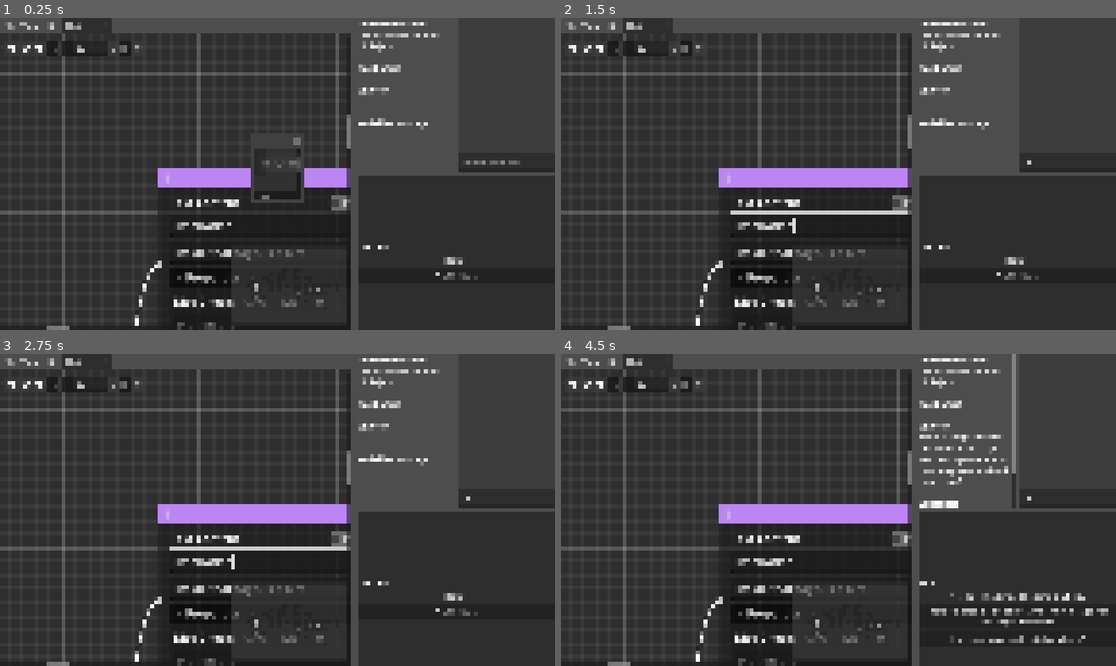
Above: before the commit, frames 1-4 (two rows, left to right).
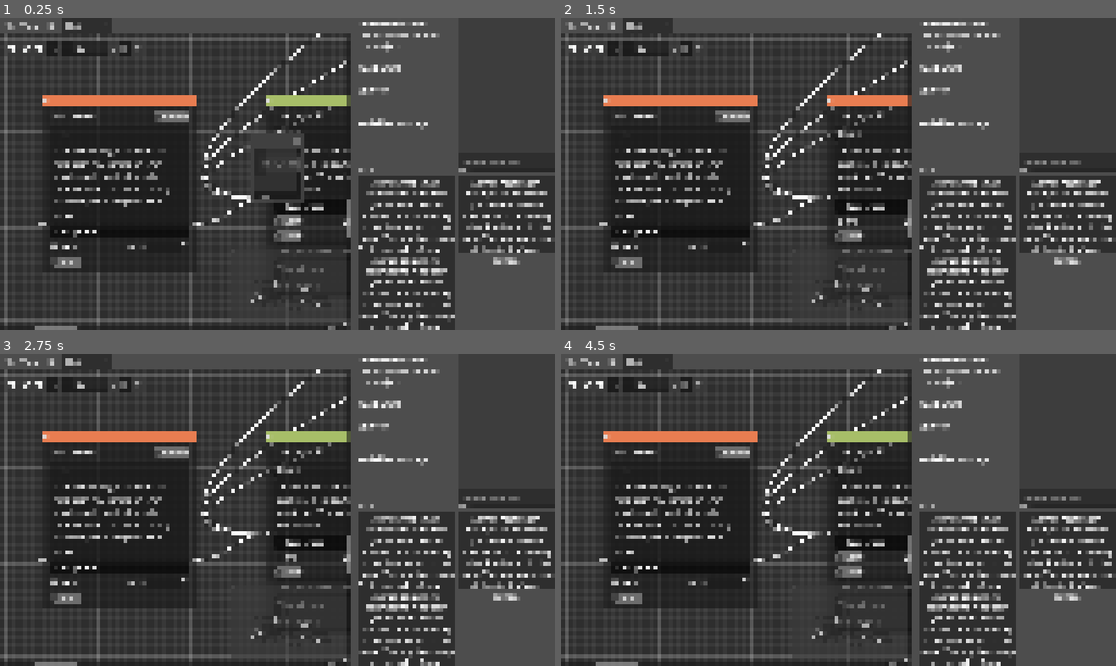
Above: after the commit, the same moments.

Repository: Roboticy3/Louder
Game: Godot game, scene res://proto_simulator/proto_simulator_wrapper.tscn
The game is run twice, just before and just after one commit, with the same random seed, the same clock (stepped at 60 frames per second) and the same inputs.
Inputs (mouse positions are in pixels of both pictures, inside the frame that each line leads up to):
- Up to frame 1 (0.25 s): no input
- Up to frame 2 (1.5 s): click (921, 227) at 0.52 s; type "Alex" at 0.6 s; click (1066, 161) at 0.75 s; type "12" at 0.83 s; click (849, 220) at 1.25 s, where only the run after the commit has a clickable "Start"
- Up to frame 3 (2.75 s): click (288, 556) at 2 s, where only the run after the commit has a clickable "Start"
- Up to frame 4 (4.5 s): click "CONTINUE" at 2.75 s; click (966, 609) at 3.5 s, where only the run after the commit has a clickable "CONTINUE"; click "CONTINUE" at 4.25 s

The runs differ from the first frame. In frame 1, 26% of the frame differs, in the area x 0-100%, y 4-100%; in frame 2, 28%; in frame 3, 28%; in frame 4, 29%, in the area x 0-100%, y 0-100%.

Commit message:
connected remaining test speakers

Diff:
--- a/editor/proto_simulator/proto_simulator_ui_mockup.tscn
+++ b/editor/proto_simulator/proto_simulator_ui_mockup.tscn
@@ -3,7 +3,7 @@
 [ext_resource type="Script" uid="uid://c8mgp47kh56t1" path="res://proto_simulator/ps_conversation_view.gd" id="1_uy6tw"]
 [ext_resource type="Script" uid="uid://bx4ryfqh7km2w" path="res://proto_simulator/ps_choices_container.gd" id="2_ctnr"]
 
-[node name="Control" type="Control" unique_id=644629500]
+[node name="Control" type="Control" unique_id=644629500 node_paths=PackedStringArray("debug_speaker_label")]
 layout_mode = 3
 anchors_preset = 15
 anchor_right = 1.0
@@ -11,6 +11,7 @@
 grow_horizontal = 2
 grow_vertical = 2
 script = ExtResource("1_uy6tw")
+debug_speaker_label = NodePath("Label")
 
 [node name="VBoxContainer" type="VBoxContainer" parent="." unique_id=1833103687]
 layout_mode = 1
@@ -49,3 +50,14 @@
 layout_mode = 2
 size_flags_horizontal = 3
 script = ExtResource("2_ctnr")
+
+[node name="Label" type="Label" parent="." unique_id=2012092150]
+layout_mode = 1
+anchors_preset = 5
+anchor_left = 0.5
+anchor_right = 0.5
+offset_left = -20.0
+offset_right = 20.0
+offset_bottom = 23.0
+grow_horizontal = 2
+text = "(Speaker)"
--- a/editor/proto_simulator/proto_simulator_wrapper.tscn
+++ b/editor/proto_simulator/proto_simulator_wrapper.tscn
@@ -28,10 +28,25 @@
 listen_to = PackedStringArray("Cage", "Good", "Inspiration", "Rhetoric", "Speed", "Evil")
 metadata/_custom_type_script = "uid://cbiclxd6bqxa4"
 
+[node name="PSControllerFreya" type="Node" parent="PSSimulator" unique_id=935159503 node_paths=PackedStringArray("simulator", "config")]
+script = ExtResource("3_a37o0")
+simulator = NodePath("..")
+config = NodePath("../../PSConfig")
+speak_as = PackedStringArray("Freya")
+listen_to = PackedStringArray("Volition", "Structure", "Sight", "Strategy", "Life", "Death")
+metadata/_custom_type_script = "uid://cbiclxd6bqxa4"
+
+[node name="PSControllerBenjamin" type="Node" parent="PSSimulator" unique_id=259410277 node_paths=PackedStringArray("simulator", "config")]
+script = ExtResource("3_a37o0")
+simulator = NodePath("..")
+config = NodePath("../../PSConfig")
+speak_as = PackedStringArray("Benjamin")
+listen_to = PackedStringArray("Heart", "Stars", "Planets", "Memory", "Rhythm", "Future")
+metadata/_custom_type_script = "uid://cbiclxd6bqxa4"
+
 [node name="PSConversationLoader" type="Node" parent="." unique_id=1703789268 node_paths=PackedStringArray("simulator")]
 script = ExtResource("3_hwksk")
 simulator = NodePath("../PSSimulator")
-load_now = "res://demos/conversations/birds.json"
 
 [node name="PSConfig" type="Node" parent="." unique_id=494521167]
 script = ExtResource("4_63mts")
@@ -102,15 +117,40 @@
 simulator = NodePath("../../../../../../../PSSimulator")
 output_stream = NodePath("../CodeEdit")
 
-[node name="Panel" type="Panel" parent="CanvasLayer/HSplitContainer/VSplitContainer" unique_id=708492661]
+[node name="FlowContainer" type="GridContainer" parent="CanvasLayer/HSplitContainer/VSplitContainer" unique_id=906641710]
+layout_mode = 2
+size_flags_vertical = 3
+columns = 2
+
+[node name="Panel" type="Panel" parent="CanvasLayer/HSplitContainer/VSplitContainer/FlowContainer" unique_id=708492661]
 layout_mode = 2
 size_flags_horizontal = 3
 size_flags_vertical = 3
 
-[node name="Control" parent="CanvasLayer/HSplitContainer/VSplitContainer/Panel" unique_id=644629500 node_paths=PackedStringArray("controller") groups=["conversation_changed_listener"] instance=ExtResource("4_hwksk")]
+[node name="Control" parent="CanvasLayer/HSplitContainer/VSplitContainer/FlowContainer/Panel" unique_id=644629500 node_paths=PackedStringArray("controller") groups=["conversation_changed_listener"] instance=ExtResource("4_hwksk")]
 layout_mode = 1
 size_flags_horizontal = 3
-controller = NodePath("../../../../../PSSimulator/PSControllerGeno")
+controller = NodePath("../../../../../../PSSimulator/PSControllerGeno")
+
+[node name="Panel2" type="Panel" parent="CanvasLayer/HSplitContainer/VSplitContainer/FlowContainer" unique_id=991561153]
+layout_mode = 2
+size_flags_horizontal = 3
+size_flags_vertical = 3
+
+[node name="Control" parent="CanvasLayer/HSplitContainer/VSplitContainer/FlowContainer/Panel2" unique_id=865123221 node_paths=PackedStringArray("controller") groups=["conversation_changed_listener"] instance=ExtResource("4_hwksk")]
+layout_mode = 1
+size_flags_horizontal = 3
+controller = NodePath("../../../../../../PSSimulator/PSControllerFreya")
+
+[node name="Panel3" type="Panel" parent="CanvasLayer/HSplitContainer/VSplitContainer/FlowContainer" unique_id=208183035]
+layout_mode = 2
+size_flags_horizontal = 3
+size_flags_vertical = 3
+
+[node name="Control" parent="CanvasLayer/HSplitContainer/VSplitContainer/FlowContainer/Panel3" unique_id=785671189 node_paths=PackedStringArray("controller") groups=["conversation_changed_listener"] instance=ExtResource("4_hwksk")]
+layout_mode = 1
+size_flags_horizontal = 3
+controller = NodePath("../../../../../../PSSimulator/PSControllerBenjamin")
 
 [connection signal="request_change_conversation" from="CanvasLayer/HSplitContainer/VSplitContainer/Grid/Control/VBoxContainer/CodeEdit2" to="PSConversationLoader" method="_on_file_selected"]
 
--- a/editor/proto_simulator/ps_conversation_view.gd
+++ b/editor/proto_simulator/ps_conversation_view.gd
@@ -3,6 +3,7 @@
 @export var group := &"ps_conversation_view"
 
 @export var controller: PSController
+@export var debug_speaker_label: Label
 
 var _components: Array[Node] = []
 
@@ -14,6 +15,12 @@
 		if controller.is_active():
 			update()
 		controller.updated.connect(update)
+
+	if debug_speaker_label:
+		if controller:
+			debug_speaker_label.text = ",".join(controller.speak_as)
+		else:
+			debug_speaker_label.text = "(no speakers connected)"
 
 func _collect_ui_components(node: Node, components: Array[Node]) -> void:
 	for child in node.get_children():
Not shown, removed: editor/demos/conversations/birds_setup.txt
